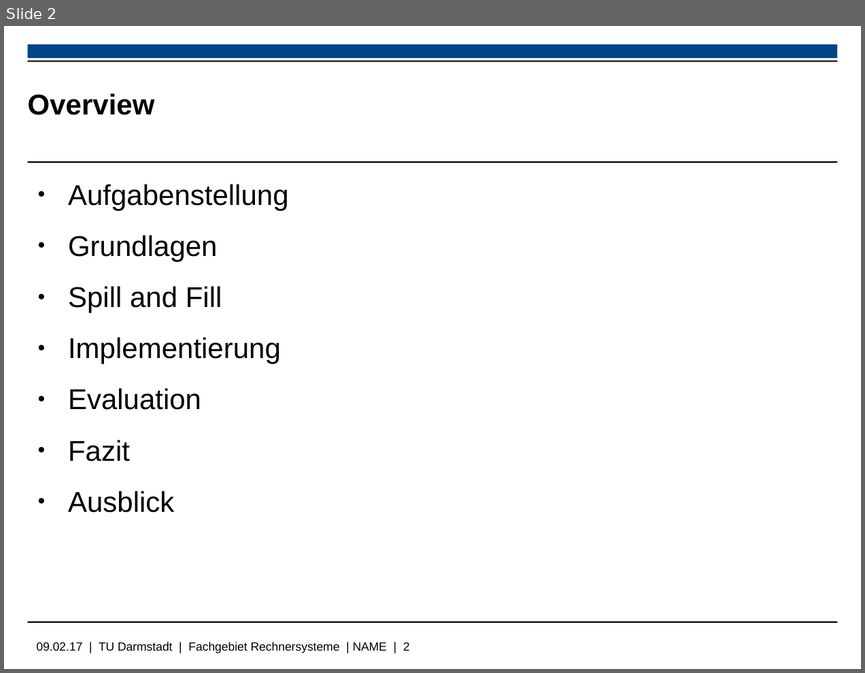
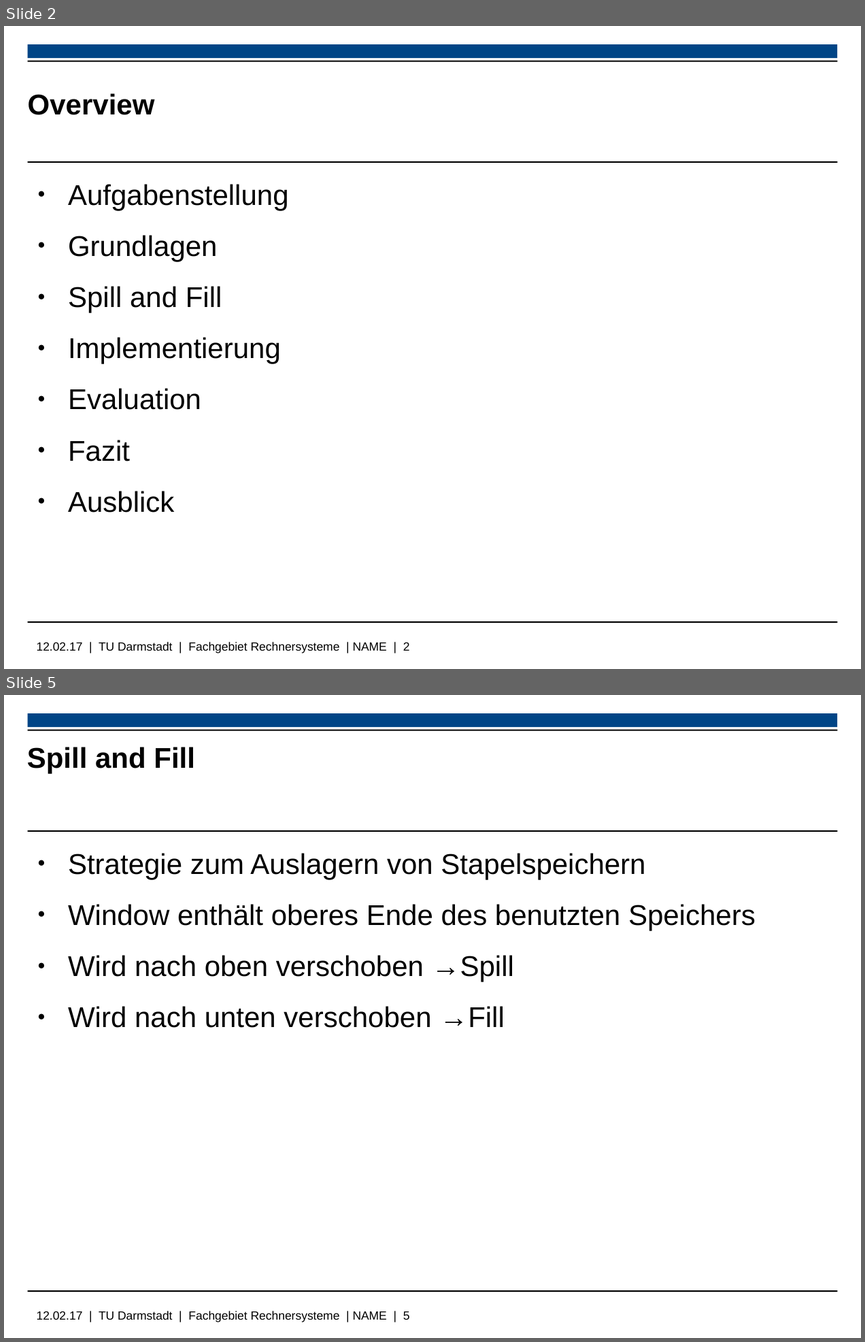
Before and after one commit to Wiero/PS_RS_REPORT, a slide deck: libreoffice_presentation.odp. Shown one above the other, each under a label of ours: slide 2 before the commit, slides 2 and 5 after it; the slides between them are not shown. The pictures are 865x673 and 865x1342 pixels, drawn with LibreOffice and Linux fonts; fonts in the diff are those of the drawing; background and template pictures are left out. Boxes give left, top, right and bottom in pixels: in the first picture for what was removed or moved away, otherwise in the second. Text is boxed around its words. In the diff, an @@ line names an element or a change of style, - is before the commit and + after.

```diff
--- a/libreoffice_presentation.odp
+++ b/libreoffice_presentation.odp
@@ slide 5 added at box(4, 695, 861, 1338), background #FFFFFF; not listed: 5 template elements that a slide beside it also shows @@
@@ title added at box(27, 747, 195, 773), 24 pt, text #000000, bold @@
+Spill and Fill
@@ text added at box(68, 853, 755, 1028), 24 pt, text #000000 @@
+● Strategie zum Auslagern von Stapelspeichern
+● Window enthält oberes Ende des benutzten Speichers
+● Wird nach oben verschoben →Spill
+● Wird nach unten verschoben →Fill
@@ text at box(37, 641, 410, 653): text changed @@
-09.02.17 | TU Darmstadt | Fachgebiet Rechnersysteme | NAME | 2
+12.02.17 | TU Darmstadt | Fachgebiet Rechnersysteme | NAME | 2
```
Also in this commit, not shown: 6 slides changed, 2 other slides added, 3 slides removed, 1 other file.
